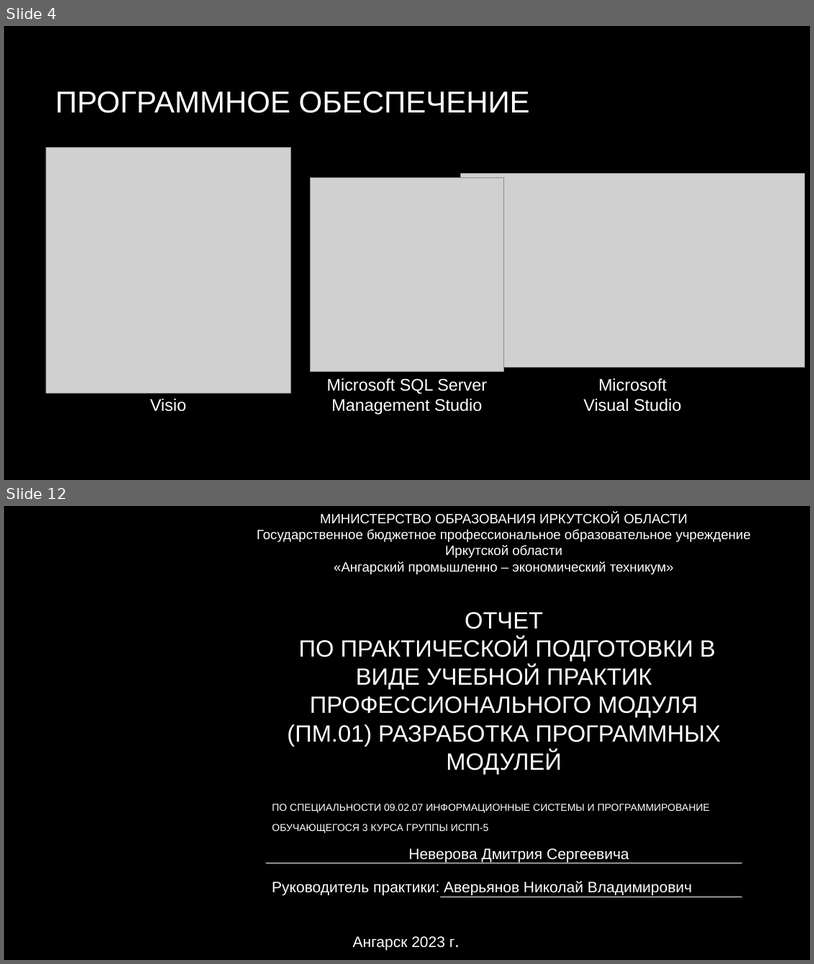
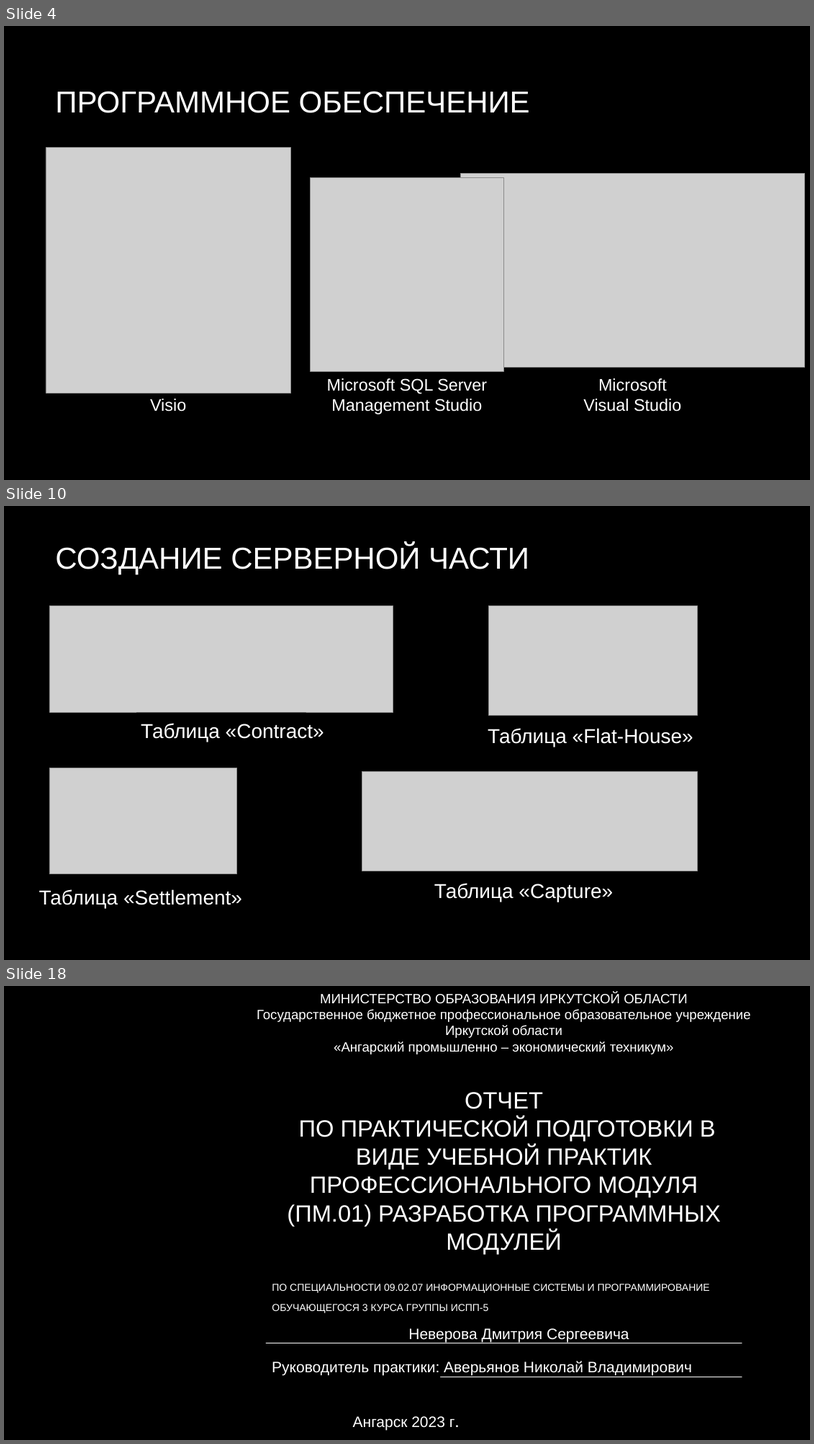
Before and after one commit to APET138/ISPP-5, a slide deck: Охрана квартир.pptx. Shown one above the other, each under a label of ours: slides 4 and 12 before the commit, slides 4, 10 and 18 after it; the slides between them are not shown. The pictures are 814x964 and 814x1444 pixels, drawn with LibreOffice and Linux fonts; fonts in the diff are those of the drawing; grey boxes stand for pictures; background and template pictures are left out. Boxes give left, top, right and bottom in pixels: in the first picture for what was removed or moved away, otherwise in the second. Text is boxed around its words. In the diff, an @@ line names an element or a change of style, - is before the commit and + after.

```diff
--- a/Охрана квартир.pptx
+++ b/Охрана квартир.pptx
@@ slide 10 added at box(4, 506, 810, 960), background picture (left out) @@
@@ title added at box(55, 545, 530, 575), 36 pt, text #FFFFFF @@
+СОЗДАНИЕ СЕРВЕРНОЙ ЧАСТИ
@@ picture added at box(49, 606, 393, 712) @@
@@ picture added at box(489, 606, 697, 716) @@
@@ text added at box(141, 723, 324, 741), 24 pt, text #FFFFFF @@
+Таблица «Contract»
@@ text added at box(488, 728, 694, 746), 24 pt, text #FFFFFF @@
+Таблица «Flat-House»
@@ picture added at box(49, 768, 237, 874) @@
@@ picture added at box(362, 772, 698, 871) @@
@@ text added at box(39, 889, 242, 908), 24 pt, text #FFFFFF @@
+Таблица «Settlement»
@@ text added at box(435, 883, 613, 901), 24 pt, text #FFFFFF @@
+Таблица «Capture»
@@ what was slide 12 is now slide 18 @@
```
Also in this commit, not shown: 7 slides changed, 7 other slides added, 2 slides removed, 2 other files.
